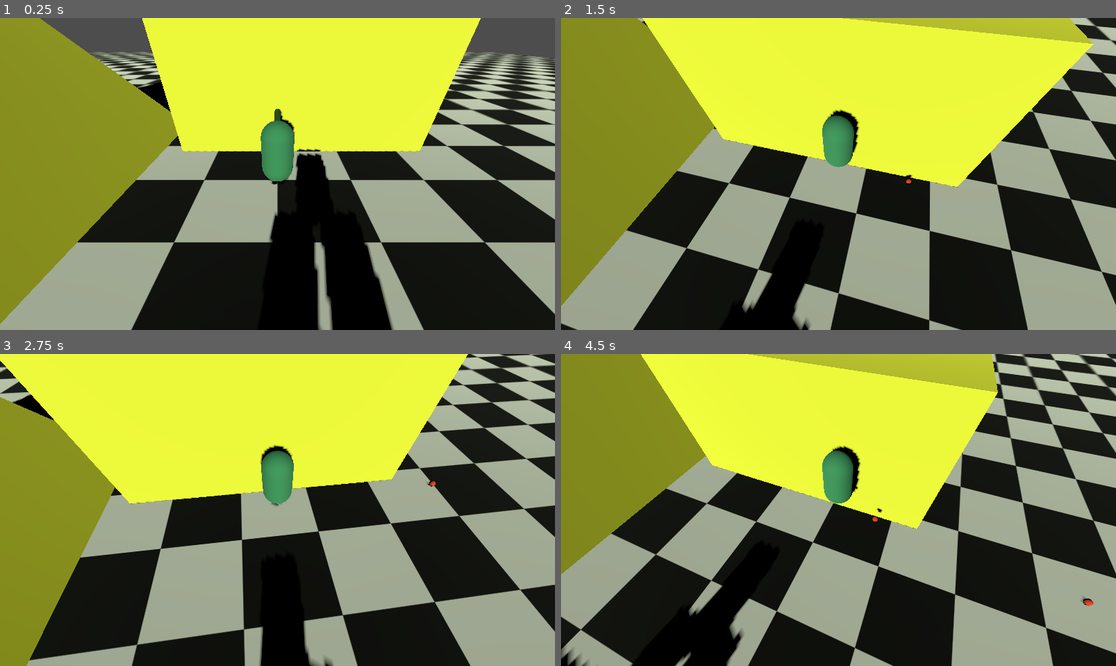
Above: before the commit, frames 1-4 (two rows, left to right).
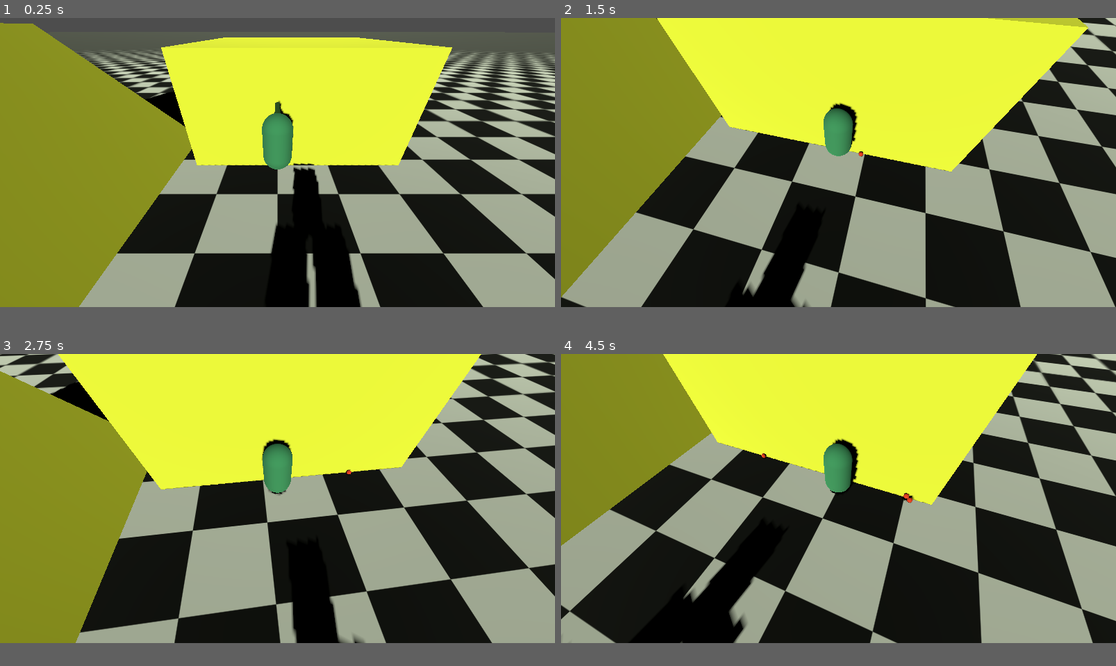
Above: after the commit, the same moments.

Repository: franciszekwojnowicz/simple-battlefield-simulator
Game: Godot game, scene res://content/main.tscn
The game is run twice, just before and just after one commit, with the same random seed, the same clock (stepped at 60 frames per second) and the same inputs.
Inputs (mouse positions are in pixels of both pictures, inside the frame that each line leads up to):
- Up to frame 1 (0.25 s): no input
- Up to frame 2 (1.5 s): move the mouse to (866, 174) at 0.52 s; hold B (burn, bound only after the commit) 0.53-1.28 s; hold Up (move_forward) from 0.53 s (still down); click (866, 174) at 0.6 s; tap Space (jump) at 0.77, 1.07 s; move the mouse to (810, 174) at 1.27 s; tap B (burn, bound only after the commit) at 1.35 s
- Up to frame 3 (2.75 s): keep holding Up (move_forward); tap Space (jump) at 1.52, 1.82, 2.3 s; tap P (mouse_mode_switch, bound only after the commit) at 1.55, 2.1 s; move the mouse to (288, 503) at 2.02 s
- Up to frame 4 (4.5 s): keep holding Up (move_forward); move the mouse to (832, 516) at 2.77 s; tap Space (jump) at 2.85, 3.02, 3.32, 3.77, 4.07 s; click (832, 516) at 3.05 s; move the mouse to (877, 513) at 3.52 s; hold B (burn, bound only after the commit) 3.53-4.28 s; click (877, 513) at 3.6 s; move the mouse to (794, 506) at 4.27 s; tap B (burn, bound only after the commit) at 4.35 s
In our replay, the window is 799x449 before the commit and 799x416 after it. These sizes can differ from the game's own. Grey fills any space a smaller window leaves; there, only what the larger window draws over its background counts as a difference.

The runs differ from the first frame. In frame 1, 35% of the frame differs, in the area x 0-100%, y 0-100%; in frame 2, 24%; in frame 3, 35%; in frame 4, 37%.

Commit message:
feat: baloon buoyancy

Diff:
--- a/content/items/bullet.gd
+++ b/content/items/bullet.gd
@@ -9,6 +9,6 @@
 	await get_tree().create_timer(15).timeout
 	queue_free()
 
-func _physics_process(delta: float) -> void:
+func _physics_process(_delta: float) -> void:
 	if linear_velocity.length() > 0:
 		look_at(global_transform.origin + linear_velocity, Vector3.UP)
--- a/content/main.gd
+++ b/content/main.gd
@@ -1,6 +1,14 @@
 extends Node3D
 
+var mouse_mode_captured = true
 
-func _physics_process(delta: float) -> void:
+func _physics_process(_delta: float) -> void:
 	if Input.is_action_just_pressed("quit"):
 		get_tree().quit()
+	if Input.is_action_just_pressed("mouse_mode_switch"):
+		if mouse_mode_captured:
+			Input.set_mouse_mode(Input.MOUSE_MODE_VISIBLE)
+			mouse_mode_captured = false
+		else:
+			Input.set_mouse_mode(Input.MOUSE_MODE_CAPTURED)
+			mouse_mode_captured = true
--- a/content/main.tscn
+++ b/content/main.tscn
@@ -1,80 +1,81 @@
 [gd_scene load_steps=9 format=3 uid="uid://dfmad6lf0cfnh"]
 
 [ext_resource type="Script" uid="uid://ch5xha7t6chia" path="res://content/main.gd" id="1_cc6s6"]
-[ext_resource type="PackedScene" uid="uid://cq4wu0fq0jen8" path="res://content/player_demo.tscn" id="1_yqvsc"]
 [ext_resource type="Texture2D" uid="uid://cj3mu83fv820" path="res://assets/textures/board.png" id="4_3sd65"]
 [ext_resource type="PackedScene" uid="uid://dqrgial2qqpwq" path="res://content/meshes/solide_cube.tscn" id="4_k03jb"]
+[ext_resource type="PackedScene" uid="uid://blfid41568rh7" path="res://content/player/baloon.tscn" id="5_gamge"]
 [ext_resource type="PackedScene" uid="uid://cj0xuq1oqxtb1" path="res://content/meshes/rigid_cube.tscn" id="5_k03jb"]
 
 [sub_resource type="StandardMaterial3D" id="StandardMaterial3D_k03jb"]
 albedo_texture = ExtResource("4_3sd65")
-uv1_scale = Vector3(20, 20, 20)
+uv1_scale = Vector3(200, 200, 200)
 
 [sub_resource type="PlaneMesh" id="PlaneMesh_yqvsc"]
 material = SubResource("StandardMaterial3D_k03jb")
-size = Vector2(100, 100)
+size = Vector2(1000, 1000)
 
-[sub_resource type="ConvexPolygonShape3D" id="ConvexPolygonShape3D_yqvsc"]
-points = PackedVector3Array(-50, 0, -50, -50, 0, 50, 50, 0, -50, 50, 0, 50)
+[sub_resource type="WorldBoundaryShape3D" id="WorldBoundaryShape3D_k03jb"]
 
 [node name="Main" type="Node3D"]
 script = ExtResource("1_cc6s6")
 
-[node name="PlayerDemo" parent="." instance=ExtResource("1_yqvsc")]
-transform = Transform3D(1, 0, 0, 0, 1, 0, 0, 0, 1, 0, 1.3913314, 0)
+[node name="Baloon" parent="." instance=ExtResource("5_gamge")]
+transform = Transform3D(1, 0, 0, 0, 1, 0, 0, 0, 1, 0, 2.5831523, 0)
 
-[node name="StaticBody3D" type="StaticBody3D" parent="."]
+[node name="DemoEnviroment" type="Node3D" parent="."]
+
+[node name="StaticBody3D" type="StaticBody3D" parent="DemoEnviroment"]
 collision_layer = 3
 collision_mask = 3
 
-[node name="MeshInstance3D" type="MeshInstance3D" parent="StaticBody3D"]
+[node name="MeshInstance3D" type="MeshInstance3D" parent="DemoEnviroment/StaticBody3D"]
 mesh = SubResource("PlaneMesh_yqvsc")
 
-[node name="CollisionShape3D" type="CollisionShape3D" parent="StaticBody3D"]
-shape = SubResource("ConvexPolygonShape3D_yqvsc")
+[node name="CollisionShape3D" type="CollisionShape3D" parent="DemoEnviroment/StaticBody3D"]
+shape = SubResource("WorldBoundaryShape3D_k03jb")
 
-[node name="DirectionalLight3D" type="DirectionalLight3D" parent="."]
-transform = Transform3D(0.97585917, 0.20248428, -0.08184745, -0.163072, 0.9248273, 0.3436597, 0.14528044, -0.32201645, 0.9355207, 0, 4.0627184, 5.6522913)
+[node name="DirectionalLight3D" type="DirectionalLight3D" parent="DemoEnviroment"]
+transform = Transform3D(0.97585917, 0.20248426, -0.08184743, -0.163072, 0.9248273, 0.34365973, 0.14528044, -0.32201645, 0.9355207, 0, 4.0627184, 5.6522913)
 light_color = Color(0.94937617, 1, 0.8717683, 1)
 shadow_enabled = true
 
-[node name="Meshes" type="Node3D" parent="."]
+[node name="Meshes" type="Node3D" parent="DemoEnviroment"]
 
-[node name="SolideCube" parent="Meshes" instance=ExtResource("4_k03jb")]
+[node name="SolideCube" parent="DemoEnviroment/Meshes" instance=ExtResource("4_k03jb")]
 transform = Transform3D(10, 0, 0, 0, 10, 0, 0, 0, 10, 1, 0, -7)
 
-[node name="SolideCube2" parent="Meshes" instance=ExtResource("4_k03jb")]
+[node name="SolideCube2" parent="DemoEnviroment/Meshes" instance=ExtResource("4_k03jb")]
 transform = Transform3D(10, 0, 0, 0, 1, 0, 0, 0, 1, 0, 0, 7.003827)
 
-[node name="SolideCube3" parent="Meshes" instance=ExtResource("4_k03jb")]
+[node name="SolideCube3" parent="DemoEnviroment/Meshes" instance=ExtResource("4_k03jb")]
 transform = Transform3D(6.7821093, -7.3486724, 0, 7.3486724, 6.7821093, 0, 0, 0, 10, -10.743168, -1.3546352, 0)
 
-[node name="RigidCube" parent="Meshes" instance=ExtResource("5_k03jb")]
+[node name="RigidCube" parent="DemoEnviroment/Meshes" instance=ExtResource("5_k03jb")]
 transform = Transform3D(1, 0, 0, 0, 1, 0, 0, 0, 1, 2.1695237, 1, 11.628122)
 
-[node name="RigidCube2" parent="Meshes" instance=ExtResource("5_k03jb")]
+[node name="RigidCube2" parent="DemoEnviroment/Meshes" instance=ExtResource("5_k03jb")]
 transform = Transform3D(1, 0, 0, 0, 1, 0, 0, 0, 1, 0.7792864, 1, 11.628122)
 
-[node name="RigidCube3" parent="Meshes" instance=ExtResource("5_k03jb")]
+[node name="RigidCube3" parent="DemoEnviroment/Meshes" instance=ExtResource("5_k03jb")]
 transform = Transform3D(1, 0, 0, 0, 1, 0, 0, 0, 1, -0.59168506, 1, 11.628122)
 
-[node name="RigidCube4" parent="Meshes" instance=ExtResource("5_k03jb")]
+[node name="RigidCube4" parent="DemoEnviroment/Meshes" instance=ExtResource("5_k03jb")]
 transform = Transform3D(1, 0, 0, 0, 1, 0, 0, 0, 1, -2.0173278, 1, 11.628122)
 
-[node name="RigidCube5" parent="Meshes" instance=ExtResource("5_k03jb")]
+[node name="RigidCube5" parent="DemoEnviroment/Meshes" instance=ExtResource("5_k03jb")]
 transform = Transform3D(1, 0, 0, 0, 1, 0, 0, 0, 1, -1.2784785, 2.2080638, 11.628122)
 
-[node name="RigidCube6" parent="Meshes" instance=ExtResource("5_k03jb")]
+[node name="RigidCube6" parent="DemoEnviroment/Meshes" instance=ExtResource("5_k03jb")]
 transform = Transform3D(1, 0, 0, 0, 1, 0, 0, 0, 1, 0.21671236, 2.2080638, 11.628122)
 
-[node name="RigidCube7" parent="Meshes" instance=ExtResource("5_k03jb")]
+[node name="RigidCube7" parent="DemoEnviroment/Meshes" instance=ExtResource("5_k03jb")]
 transform = Transform3D(1, 0, 0, 0, 1, 0, 0, 0, 1, 1.4177226, 2.2080638, 11.628122)
 
-[node name="RigidCube8" parent="Meshes" instance=ExtResource("5_k03jb")]
+[node name="RigidCube8" parent="DemoEnviroment/Meshes" instance=ExtResource("5_k03jb")]
 transform = Transform3D(1, 0, 0, 0, 1, 0, 0, 0, 1, 0.8069099, 3.4429467, 11.628122)
 
-[node name="RigidCube9" parent="Meshes" instance=ExtResource("5_k03jb")]
+[node name="RigidCube9" parent="DemoEnviroment/Meshes" instance=ExtResource("5_k03jb")]
 transform = Transform3D(1, 0, 0, 0, 1, 0, 0, 0, 1, -0.44029558, 3.4429467, 11.628122)
 
-[node name="RigidCube10" parent="Meshes" instance=ExtResource("5_k03jb")]
+[node name="RigidCube10" parent="DemoEnviroment/Meshes" instance=ExtResource("5_k03jb")]
 transform = Transform3D(1, 0, 0, 0, 1, 0, 0, 0, 1, 0.15955424, 4.6535397, 11.628122)
--- /dev/null
+++ b/content/player/baloon.gd
@@ -0,0 +1,115 @@
+extends CharacterBody3D
+
+# Movement speed in meters per second
+var speed: float = 10.0
+# Jump impulse strength
+var jump_velocity: float = 4.5
+# Gravity (default to project setting)
+var gravity: float = ProjectSettings.get_setting("physics/3d/default_gravity")
+var cam : Camera3D
+var is_moving = false
+
+var BULLET = preload("uid://cimw3lovbsfxb")
+var shoot_dir : Vector3
+
+@onready var cannon: Node3D = $Cannon
+@onready var point: Node3D = $Cannon/Point
+
+# force net variables
+var force_net : float = 0.0 #N
+@export var t_inside_baloon : float = 290.0 #K  #350
+@export var t_outside_baloon : float = 290.0 #K
+@export var baloon_mass : float = 500.0 #kg
+@export var baloon_volume : float = 5000.0 #m3
+@export var preassure : float = 101325 #Pa
+@export var gas_constant : float = 287.0 #J/(kg*K)
+
+@onready var temperature_loss_timer: Timer = $TemperatureLossTimer
+var timer_on = false
+
+func _ready():
+	cam = get_node("CameraPivot/CameraIsometric")  # adjust path if needed
+
+
+func _physics_process(delta: float) -> void:
+	if not cam:
+		return
+	moving(delta)
+	cannon.global_rotation.x = - cam.global_rotation.x - deg_to_rad(40)
+	cannon.global_rotation.y =   cam.global_rotation.y + deg_to_rad(180)
+	if Input.is_action_just_pressed("shoot"):
+		shoot()
+
+
+func moving(delta) -> void:
+
+	# Get input direction
+	var input_vector = Input.get_vector("move_left", "move_right", "move_forward", "move_back")
+	# Get Camera direction
+	var cam_axis = cam.global_transform.basis.z.normalized()
+	var direction = cam_axis.normalized()
+	shoot_dir = -direction
+	direction.y = 0
+	direction = direction.normalized()
+
+	var temp_direction = [Vector3.ZERO, Vector3.ZERO, Vector3.ZERO, Vector3.ZERO]
+
+	if Input.is_action_pressed("move_back"):
+		temp_direction[0] = direction
+	if Input.is_action_pressed("move_forward"):
+		temp_direction[1] = -direction
+	if Input.is_action_pressed("move_left"):
+		temp_direction[2] = direction.cross(Vector3.UP)
+	if Input.is_action_pressed("move_right"):
+		temp_direction[3] = -direction.cross(Vector3.UP)
+
+	direction = temp_direction[0] + temp_direction[1] + temp_direction[2] + temp_direction[3]
+
+	if input_vector:
+		is_moving = true
+		velocity.x = direction.x * speed
+		velocity.z = direction.z * speed
+	else:
+		is_moving = false
+
+	# brake when there is no key pressed
+	if not is_moving and is_on_floor():
+		velocity.x = move_toward(velocity.x, 0, speed)
+		velocity.z = move_toward(velocity.z, 0, speed)
+
+	# Jumping
+	if Input.is_action_just_pressed("jump") and is_on_floor():
+		velocity.y = jump_velocity
+
+
+	force_net = (gravity * baloon_volume * (preassure/gas_constant) * (1/t_outside_baloon - 1/t_inside_baloon) - baloon_mass * gravity)
+	velocity.y = force_net / (baloon_mass + baloon_volume*(preassure/(gas_constant*t_inside_baloon)))
+
+	if Input.is_action_pressed("burn"):
+		t_inside_baloon += 1 * delta  * 5
+
+
+	if not timer_on:
+		temperature_loss_timer.start(4)
+		timer_on = true
+
+	print(t_inside_baloon)
+	# Apply movement
+	move_and_slide()
+
+
+
+
+func shoot():
+	var bullet = BULLET.instantiate()
+	# Assign your direction
+	shoot_dir = - cannon.global_position + point.global_position
+	bullet.direction = shoot_dir.normalized()
+	get_tree().root.add_child(bullet)
+	bullet.global_position=point.global_position
+
+
+func _on_temperature_loss_timer_timeout() -> void:
+	t_inside_baloon -= 1
+	t_inside_baloon = max (t_outside_baloon, t_inside_baloon)
+	timer_on = false
--- /dev/null
+++ b/content/player/baloon.tscn
@@ -0,0 +1,37 @@
+[gd_scene load_steps=7 format=3 uid="uid://blfid41568rh7"]
+
+[ext_resource type="Script" uid="uid://6w5hs783ap07" path="res://content/player/baloon.gd" id="1_7eq7y"]
+[ext_resource type="Script" uid="uid://d25e5k1gph11s" path="res://content/camera_pivot.gd" id="2_eqhej"]
+[ext_resource type="PackedScene" uid="uid://0r5x1oeoxato" path="res://content/items/cannon.tscn" id="3_523fv"]
+
+[sub_resource type="CapsuleShape3D" id="CapsuleShape3D_fyksl"]
+
+[sub_resource type="StandardMaterial3D" id="StandardMaterial3D_yqvsc"]
+albedo_color = Color(0.25722882, 0.5978376, 0.4144482, 1)
+
+[sub_resource type="CapsuleMesh" id="CapsuleMesh_w5e7a"]
+material = SubResource("StandardMaterial3D_yqvsc")
+
+[node name="Baloon" type="CharacterBody3D"]
+script = ExtResource("1_7eq7y")
+
+[node name="CollisionShape3D" type="CollisionShape3D" parent="."]
+shape = SubResource("CapsuleShape3D_fyksl")
+
+[node name="MeshInstance3D" type="MeshInstance3D" parent="."]
+mesh = SubResource("CapsuleMesh_w5e7a")
+
+[node name="CameraPivot" type="Node3D" parent="."]
+script = ExtResource("2_eqhej")
+
+[node name="CameraIsometric" type="Camera3D" parent="CameraPivot"]
+transform = Transform3D(1, 0, 0, 0, 0.8161376, 0.5778576, 0, -0.5778576, 0.8161376, -0.018569946, 4.008647, 2.1504755)
+
+[node name="Cannon" parent="." instance=ExtResource("3_523fv")]
+transform = Transform3D(1, 0, 0, 0, 1, 0, 0, 0, 1, 0, 0.678, 0)
+
+[node name="TemperatureLossTimer" type="Timer" parent="."]
+
+[connection signal="timeout" from="TemperatureLossTimer" to="." method="_on_temperature_loss_timer_timeout"]
+
+[editable path="Cannon"]
--- a/project.godot
+++ b/project.godot
@@ -18,7 +18,8 @@
 [display]
 
 window/size/viewport_width=1920
-window/size/viewport_height=1080
+window/size/viewport_height=1000
+window/size/mode=2
 
 [input]
 
@@ -61,3 +62,17 @@
 "events": [Object(InputEventMouseButton,"resource_local_to_scene":false,"resource_name":"","device":-1,"window_id":0,"a …(253 unchanged characters)…
 ]
 }
+mouse_mode_switch={
+"deadzone": 0.2,
+"events": [Object(InputEventKey,"resource_local_to_scene":false,"resource_name":"","device":-1,"window_id":0,"alt_pressed":false,"shift_pressed":false,"ctrl_pressed":false,"meta_pressed":false,"pressed":false,"keycode":0,"physical_keycode":80,"key_label":0,"unicode":112,"location":0,"echo":false,"script":null)
+]
+}
+burn={
+"deadzone": 0.2,
+"events": [Object(InputEventKey,"resource_local_to_scene":false,"resource_name":"","device":-1,"window_id":0,"alt_pressed":false,"shift_pressed":false,"ctrl_pressed":false,"meta_pressed":false,"pressed":false,"keycode":0,"physical_keycode":66,"key_label":0,"unicode":98,"location":0,"echo":false,"script":null)
+]
+}
+
+[physics]
+
+3d/physics_engine="Jolt Physics"
Not shown, added: content/player/baloon.gd.uid
